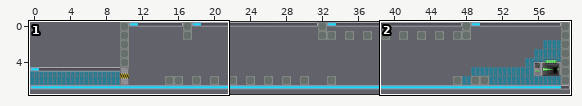
Two states of a Tiled map, maps/tieldmaps/world3/solo/metalman/09.tmx. Above, an overview of the earlier version with the close-up marked.
Close-up. Earlier state:
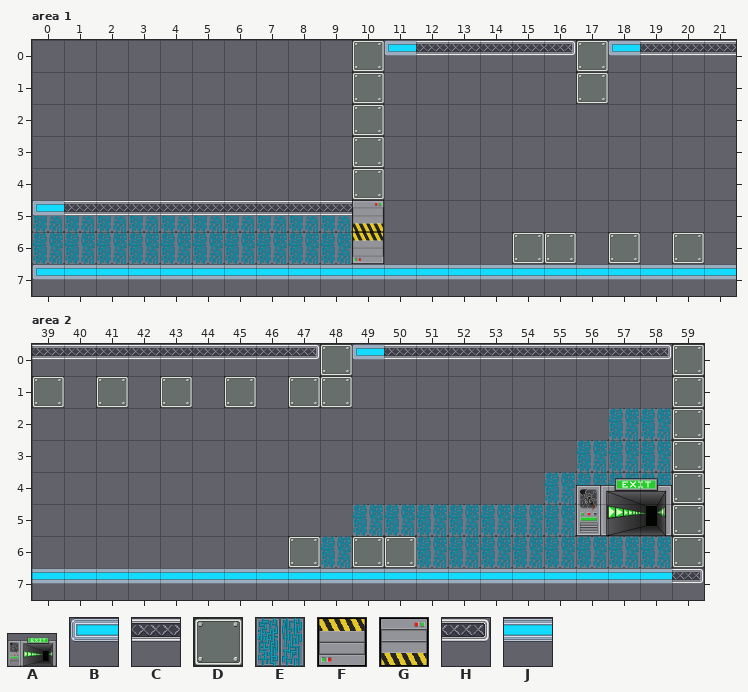
Cells are 64x64 px. Shown: area 1 x 0..21, y 0..7; area 2 x 39..59, y 0..7. The commit also changed other parts of the map, which this record leaves out.
Key: from "fin": A 0; from "left": B 0; from "mid": C 0; from "mur": D 0; from "mur2": E 0; from "portebas": F 0; from "portehaut": G 0; from "right": H 0; from "sol": J 0.
_ is an empty cell, # one hidden under a higher layer.
Layer "foreground" before, area 1, first column x 0:
0 ______________________
1 ______________________
2 ______________________
3 ______________________
4 ______________________
5 EEEEEEEEEE____________
6 EEEEEEEEEE____________
7 ______________________
Layer "front" before, area 1, first column x 0:
0 __________DBCCCCHDBCCC
1 __________D______D____
2 __________D___________
3 __________D___________
4 __________D___________
5 BCCCCCCCCCG___________
6 __________F____DD_D_D_
7 BJJJJJJJJJJJJJJJJJJJJJ
Layer "foreground" before, area 2, first column x 39:
0 _____________________
1 _____________________
2 __________________EE_
3 _________________EEE_
4 ________________EEEE_
5 __________EEEEEEE#EE_
6 _________E##EEEEEEEE_
7 _____________________
Layer "front" before, area 2, first column x 39:
0 CCCCCCCCHDBCCCCCCCCHD
1 D_D_D_D_DD__________D
2 ____________________D
3 ____________________D
4 ____________________D
5 _________________A__D
6 ________D_DD________D
7 JJJJJJJJJJJJJJJJJJJJH
New version:
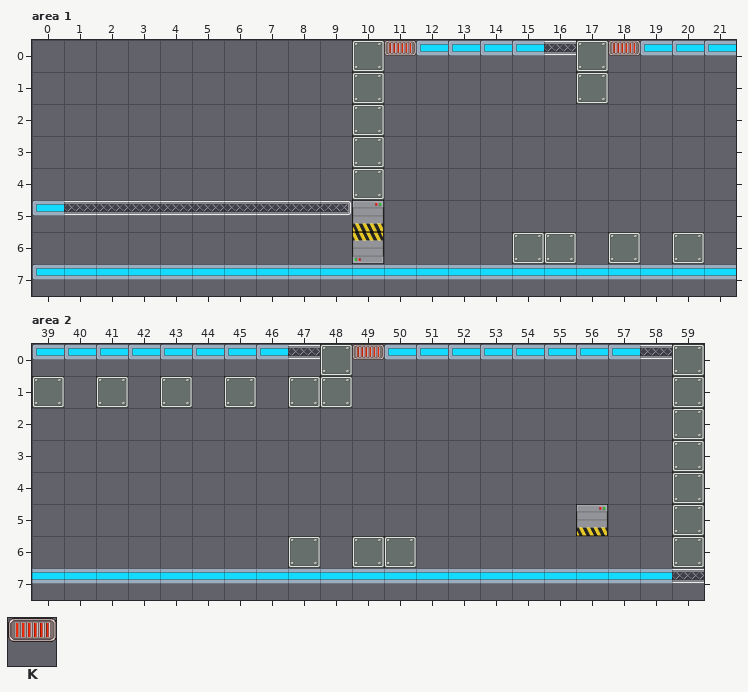
Further tiles: from "alone": K 0.
Change:
Changed rows in their new state; . is an unchanged cell.
Layer "foreground", area 1:
first column x 0:
5 __________
6 __________
Layer "front", area 1:
first column x 11:
0 KBBBBC.KBBB
first column x 9:
5 H
Layer "foreground", area 2:
first column x 48:
2 .........__
3 ........___
4 .......____
5 ._______.__
6 _..________
Layer "front", area 2:
first column x 39:
0 BBBBBBBBC.KBBBBBBBBC
first column x 56:
5 G...
7 ...C
Pixel boxes of the changes (left, top, right, bottom) in both close-ups:
changed: (384, 40, 576, 56)
changed: (608, 40, 736, 56)
changed: (32, 200, 352, 264)
changed: (32, 344, 320, 360)
changed: (352, 344, 672, 360)
changed: (320, 408, 704, 584)
